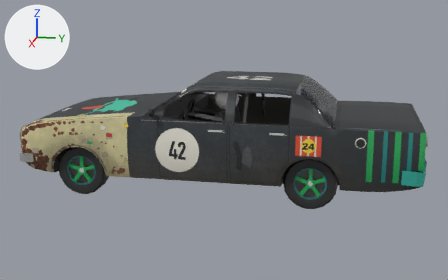
An edit to the glTF model public/cars/field/models/42.glb, drawn before and after from the same camera.
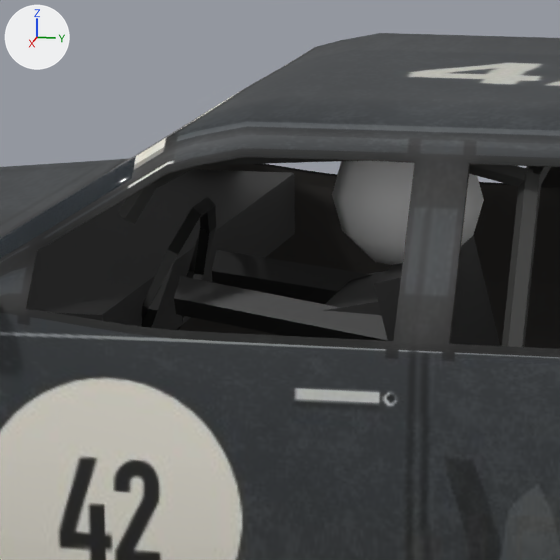
Each version appears first whole from a 50 mm camera at (7.4, 1.7, 2.41) aimed at (0.04, 0.23, 0.56), and next in a close-up on the part from 35% to 56% of the width and 23% to 57% of the height. The lights are fixed; the arrows at upper left show +X, +Y and +Z. The first two pictures are the older version. Vertices at exactly the same position are counted once.

Before the edit, the objects in view are built like this:
```python
me_body_mesh = bpy.data.meshes.new('body_mesh')
me_body_mesh.from_pydata(...)  # 3699 vertices, 6692 faces; spans x -0.95..0.98, y -2.17..2.59, z 0.22..1.37
# faces by material slot: [6384, 192, 116]
me_body_mesh.materials.append(mat_car42_livery)  # picture img_42_livery
me_body_mesh.materials.append(mat_car42_glass)  # dark blue #232c33
me_body_mesh.materials.append(mat_car42_chrome0)  # picture img_42_livery
ob_body = bpy.data.objects.new('body', me_body_mesh)
ob_body.location = (0.0, 0.0, -0.03)
```
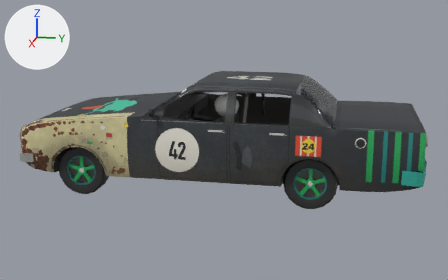
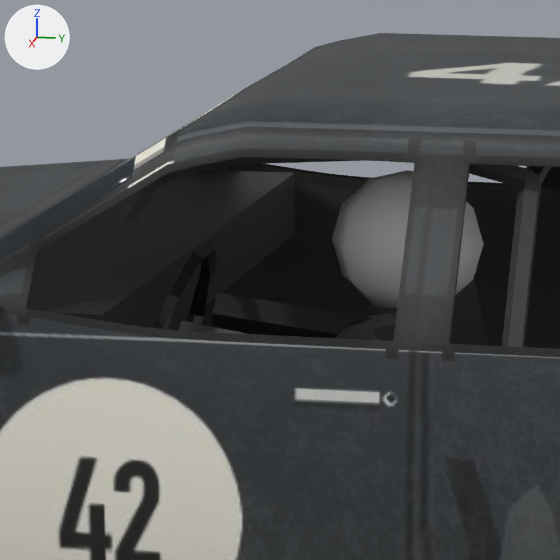
What the commit changed:
me_body_mesh has 3699 vertices, 6692 faces and spans x -0.95..0.98, y -2.17..2.59, z 0.22..1.37.
me_body_mesh is used by ob_body; location (0.0, 0.0, -0.03).
me_body_mesh part 1: the loose piece of 42 vertices spanning x 0.23..0.49, y 0.17..0.47, z 1.04..1.32 is moved by (0.0, 0.0, -0.09).
me_body_mesh part 2: 187 of 3699 vertices moved; they spanned x -0.84..0.84, y -0.57..0.62, z 0.36..1.33 and now span x -0.84..0.84, y -0.57..0.62, z 0.27..1.33; mean shift (0.0, 0.0, -0.04); largest move (0.83, 0.62, 0.76) -> (-0.61, -0.14, 1.25).

Changed parts and their boxes (x1, y1, x2, y2) in the close-ups (560 x 560 px; the box of a moved part takes in the faces that stretch with it):
part 1 of me_body_mesh, moved or reshaped: before (332, 161, 484, 265); after (332, 170, 484, 309)
part 2 of me_body_mesh, moved or reshaped: before (27, 157, 551, 347); after (118, 164, 551, 347)
